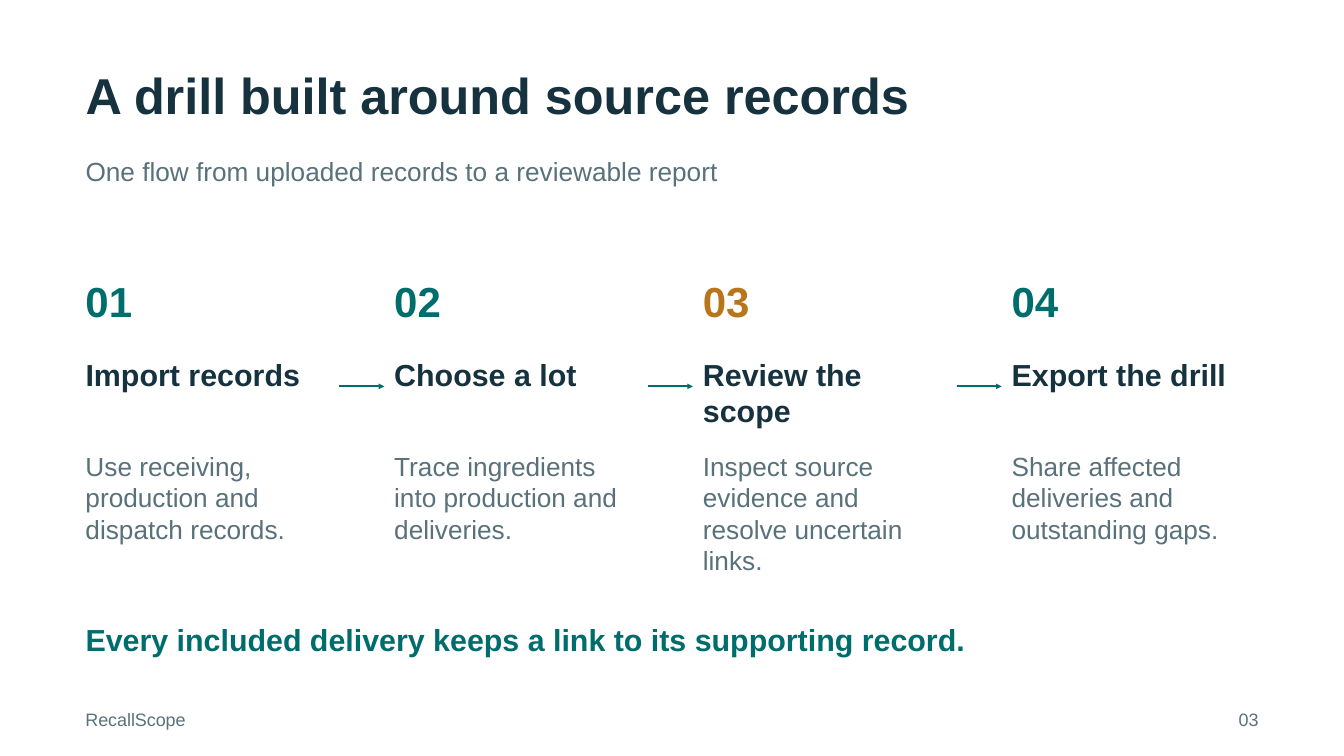
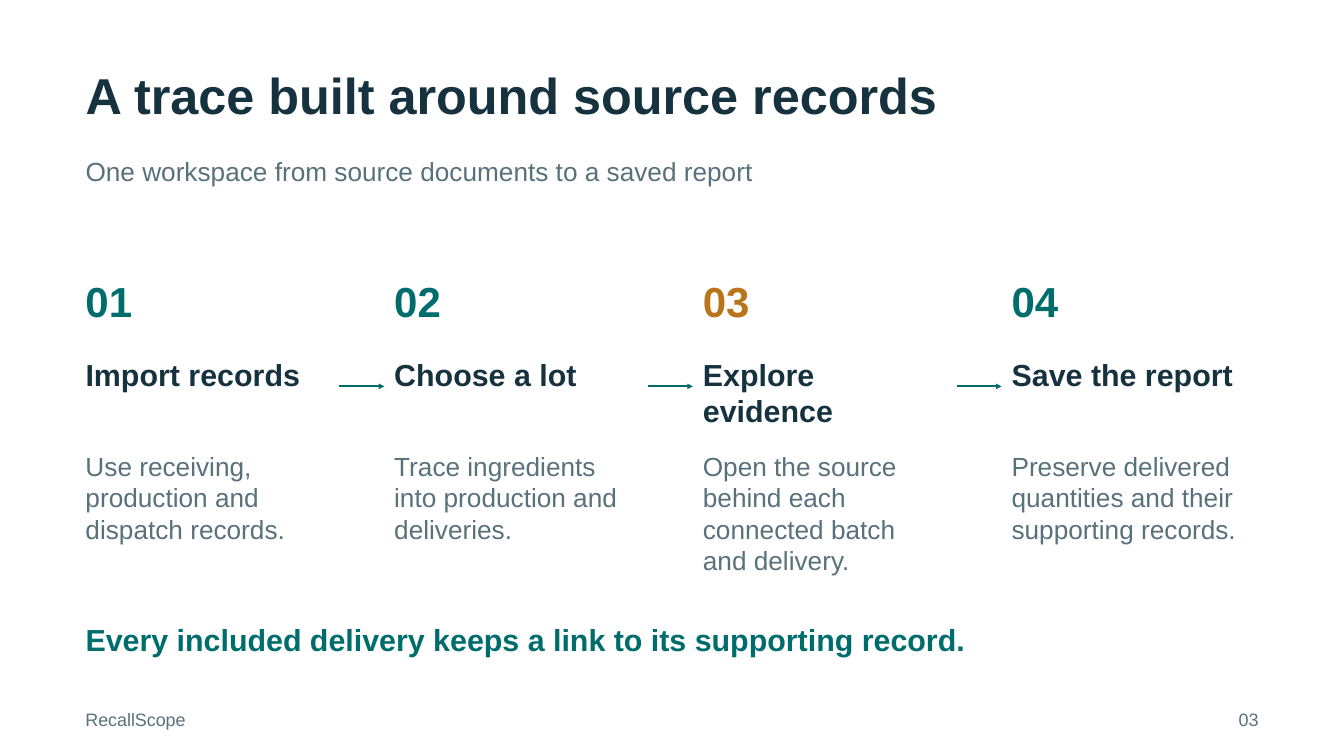
Before and after one commit to HackIndiaXYZ/ai-first-startup-hackathon-build-a-startup-using-ai-only-console, a slide deck: slide 3 of docs/RecallScope-Pitch.pptx. Drawn at 1344x756 pixels with LibreOffice and Linux fonts; fonts in the diff are those of the drawing. Boxes give left, top, right and bottom in pixels: in the first picture for what was removed or moved away, otherwise in the second. Text is boxed around its words. In the diff, an @@ line names an element or a change of style, - is before the commit and + after.

Commit message:
Present a complete RecallScope showcase with connected evidence

```diff
--- a/docs/RecallScope-Pitch.pptx
+++ b/docs/RecallScope-Pitch.pptx
@@ text at [86, 77, 937, 115]: text changed @@
-A drill built around source records
+A trace built around source records
@@ text at [86, 162, 752, 187]: text changed @@
-One flow from uploaded records to a reviewable report
+One workspace from source documents to a saved report
@@ text at [703, 364, 833, 423]: text changed @@
-Review the scope
+Explore evidence
@@ text at [1012, 364, 1233, 392]: text changed @@
-Export the drill
+Save the report
@@ text at [703, 457, 897, 576]: text changed @@
-Inspect source evidence and resolve uncertain links.
+Open the source behind each connected batch and delivery.
@@ text at [1012, 457, 1236, 545]: text changed @@
-Share affected deliveries and outstanding gaps.
+Preserve delivered quantities and their supporting records.
```
Also in this commit, not shown: 4 other slides changed, 2 slides added, 2 slides removed, 23 other files.
